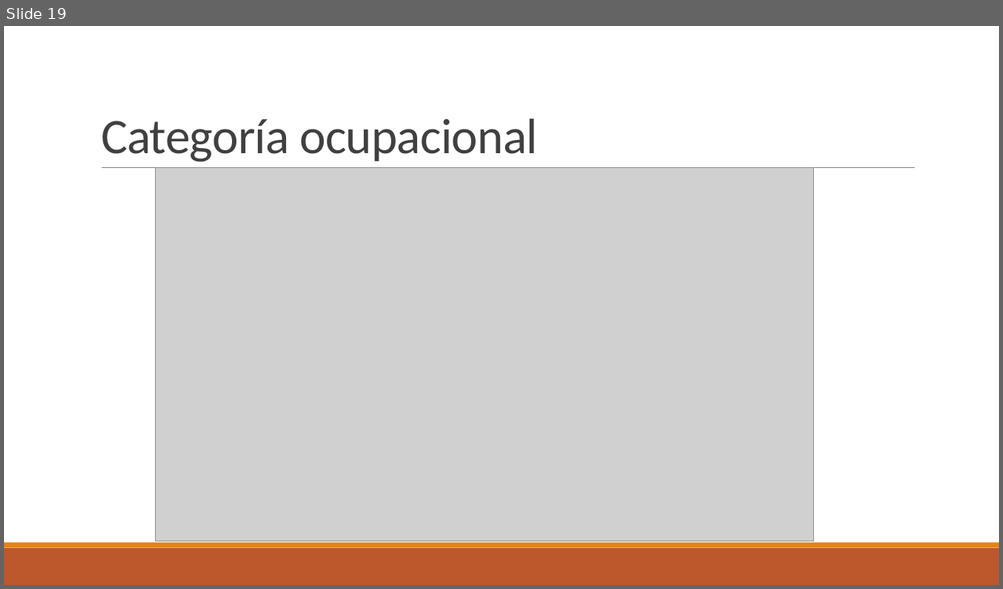
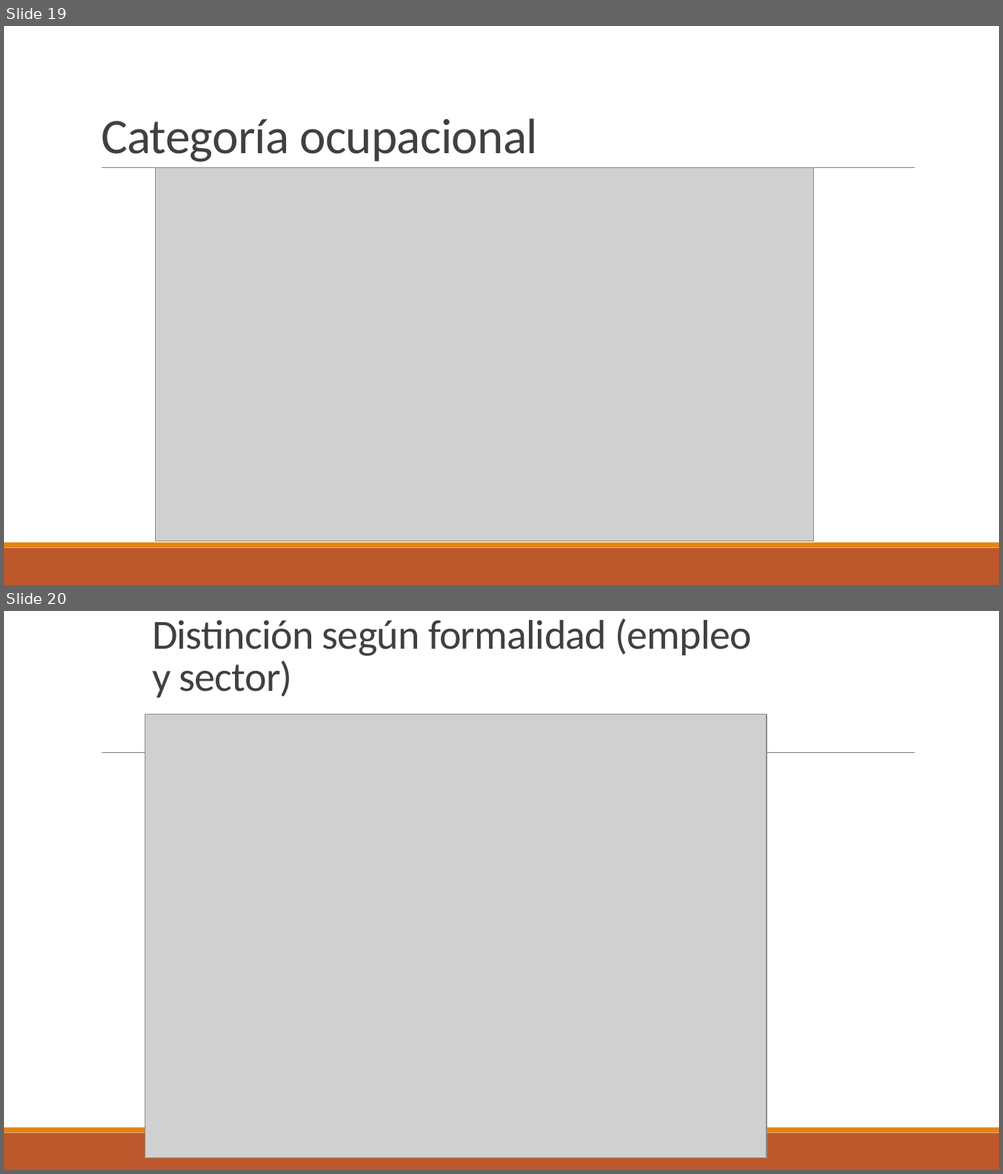
Before and after one commit to ceped-fce-uba/curso_aset, a slide deck: Clase 2 - EPH e Intro a Tidyverse/Presentación EPH.pptx. Shown one above the other, each under a label of ours: slide 19 before the commit, slides 19 and 20 after it. The pictures are 1003x589 and 1003x1174 pixels, drawn with LibreOffice and Linux fonts; fonts in the diff are those of the drawing; grey boxes stand for pictures. Boxes give left, top, right and bottom in pixels: in the first picture for what was removed or moved away, otherwise in the second. Text is boxed around its words. In the diff, an @@ line names an element or a change of style, - is before the commit and + after.

```diff
--- a/Clase 2 - EPH e Intro a Tidyverse/Presentación EPH.pptx
+++ b/Clase 2 - EPH e Intro a Tidyverse/Presentación EPH.pptx
@@ slide 20 added at (4,611,999,1170), background #FFFFFF; not listed: 3 template elements that a slide beside it also shows @@
@@ title added at (152,618,751,698), 40 pt, text #404040 @@
+Distinción según formalidad (empleo y sector)
@@ picture added at (145,715,766,1159) @@
```
Also in this commit, not shown: 1 slide changed, 3 other slides added, 48 other files.
